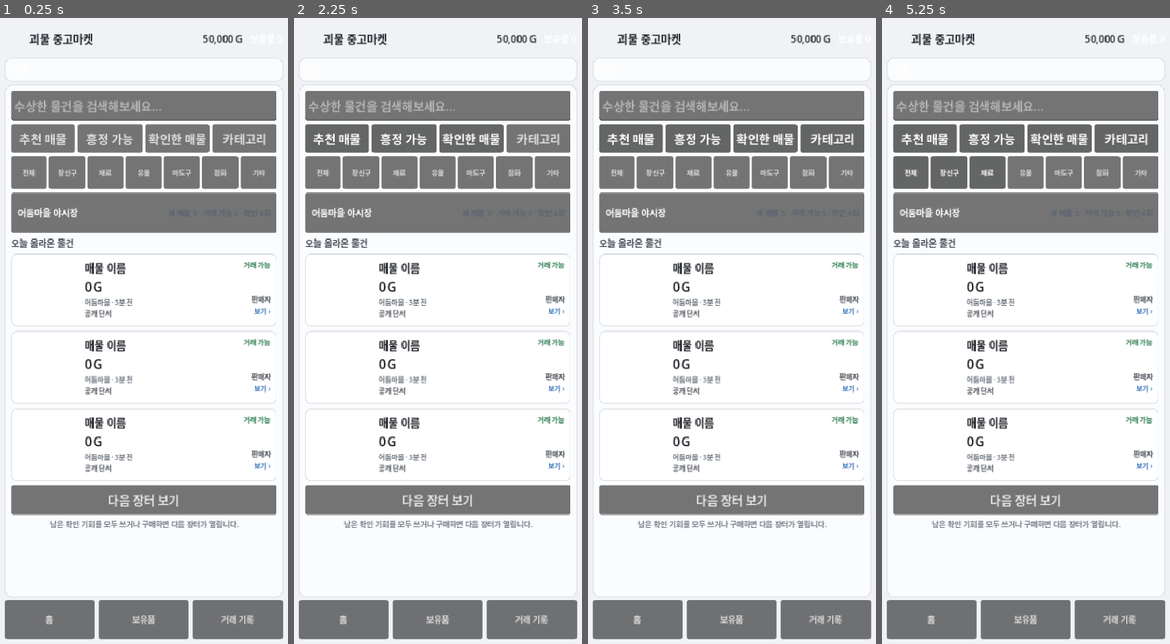
Above: before the commit, frames 1-4 (left to right).
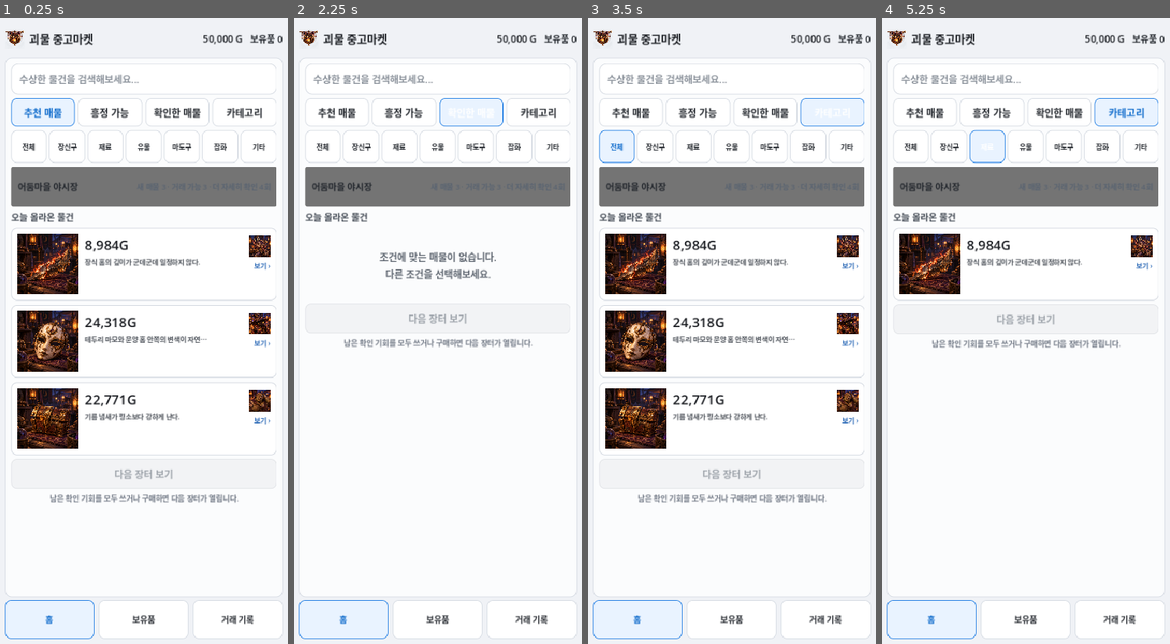
Above: after the commit, the same moments.

Repository: Queenrain9/monster-used-market
Game: Godot game, scene res://scenes/main.tscn
Two runs of this game, one before a commit and one after it. Both use one fixed random seed, a clock stepped at 60 frames per second and the inputs below.
Inputs:
- Up to frame 1 (0.25 s): no input
- Up to frame 2 (2.25 s): click "추천 매물" at 0.5 s; click "흥정 가능" at 1.25 s; click "확인한 매물" at 2 s
- Up to frame 3 (3.5 s): click "카테고리" at 2.75 s
- Up to frame 4 (5.25 s): click "전체" at 3.5 s; click "장신구" at 4.25 s; click "재료" at 5 s

The runs differ from the first frame. In frame 1, 38% of the frame differs, in the area x 1-99%, y 1-100%; in frame 2, 31%; in frame 3, 38%; in frame 4, 33%.
Error before the commit: Parse Error: Cannot find member "PROFESSIONAL_APPRAISAL_COST" in base "res://data/content.gd". (res://scripts/main.gd:932)

Commit message:
ui: bind appraisal screen to dynamic information costs

Diff:
--- a/scripts/main.gd
+++ b/scripts/main.gd
@@ -926,10 +926,14 @@
 
 	$Margin/RootVBox/AppraisalPanel/Scroll/Box/PreView/ItemSummary/Row/ItemArt.texture = Art.texture_for("items", str(listing.get("item_id", "")))
 	appraisal_title.text = Art.item_name(listing)
-	appraisal_info.text = "매입가 %sG\n검사비 누적 %sG · 전문 감정 %sG" % [
-		_money(int(owned["purchase_price"])),
+	var appraisal_cost = engine.professional_appraisal_cost(listing)
+	var purchase_price = max(1, int(owned["purchase_price"]))
+	var appraisal_ratio = float(appraisal_cost) / float(purchase_price) * 100.0
+	appraisal_info.text = "매입가 %sG\n검사비 누적 %sG\n전문 감정 %sG · 매입가 대비 %.1f%%" % [
+		_money(purchase_price),
 		_money(int(owned["inspection_cost_total"])),
-		_money(Content.PROFESSIONAL_APPRAISAL_COST)
+		_money(appraisal_cost),
+		appraisal_ratio
 	]
 	var known_text = _format_discovered_clues(listing)
 	appraisal_clues.text = known_text if not known_text.is_empty() else "구매 전에 확실하게 확인한 정보가 없습니다."
@@ -944,8 +948,8 @@
 		post_buttons[i].tooltip_text = str(option["label"])
 		post_buttons[i].disabled = int(owned["inspection_remaining"]) <= 0 or used.has(option["id"]) or gold < int(option["cost"])
 
-	professional_appraise_button.text = "전문 감정 · %sG" % _money(Content.PROFESSIONAL_APPRAISAL_COST)
-	professional_appraise_button.disabled = gold < Content.PROFESSIONAL_APPRAISAL_COST
+	professional_appraise_button.text = "전문 감정 · %sG" % _money(appraisal_cost)
+	professional_appraise_button.disabled = gold < appraisal_cost
 
 func _appraisal_auth_text(state: String) -> String:
 	if state == "진품":
@@ -988,13 +992,17 @@
 
 func _professional_appraise() -> void:
 	var owned = _current_owned()
-	if owned.is_empty() or gold < Content.PROFESSIONAL_APPRAISAL_COST:
+	if owned.is_empty():
 		return
 	if not owned.get("appraisal_data", {}).is_empty():
 		return
-	gold -= Content.PROFESSIONAL_APPRAISAL_COST
-	owned["appraisal_cost"] = Content.PROFESSIONAL_APPRAISAL_COST
-	owned["appraisal_data"] = engine.appraise(owned["listing"])
+	var listing: Dictionary = owned["listing"]
+	var appraisal_cost = engine.professional_appraisal_cost(listing)
+	if gold < appraisal_cost:
+		return
+	gold -= appraisal_cost
+	owned["appraisal_cost"] = appraisal_cost
+	owned["appraisal_data"] = engine.appraise(listing)
 	owned_items[selected_owned_index] = owned
 	_update_header()
 	_render_appraisal()
